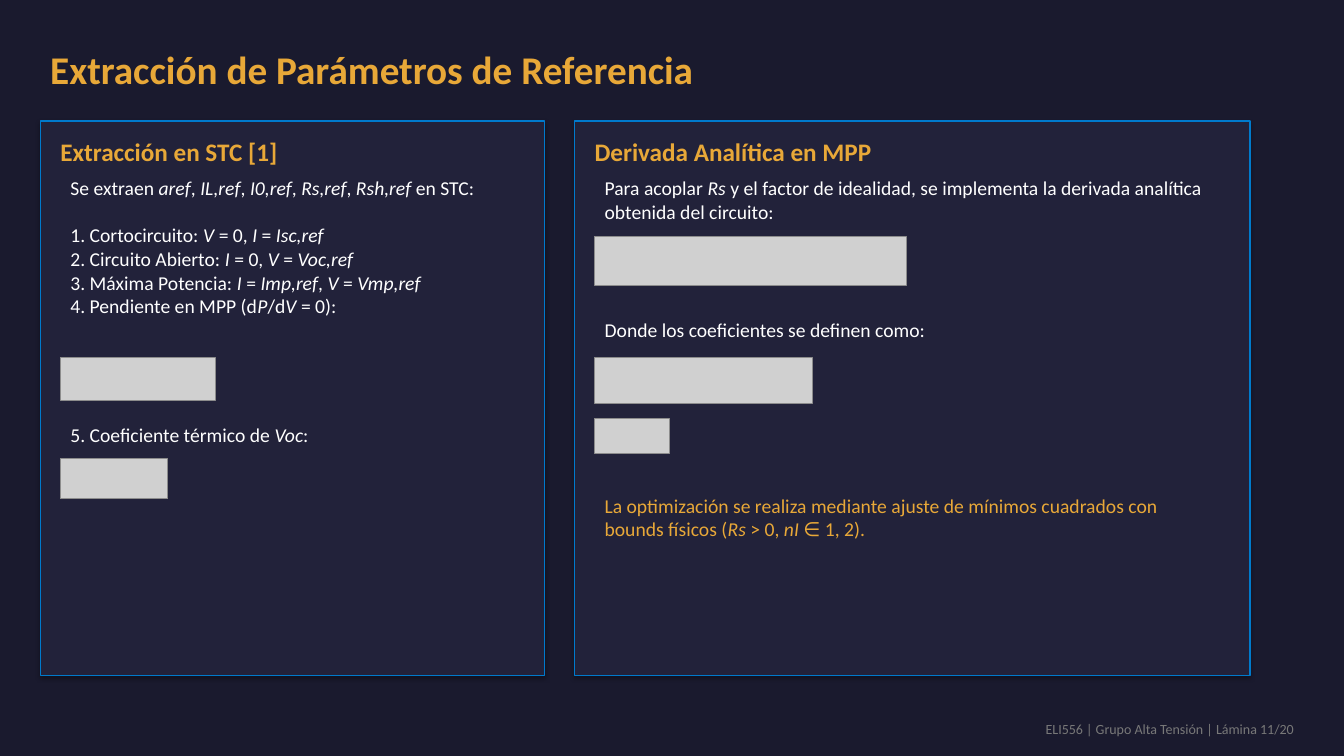
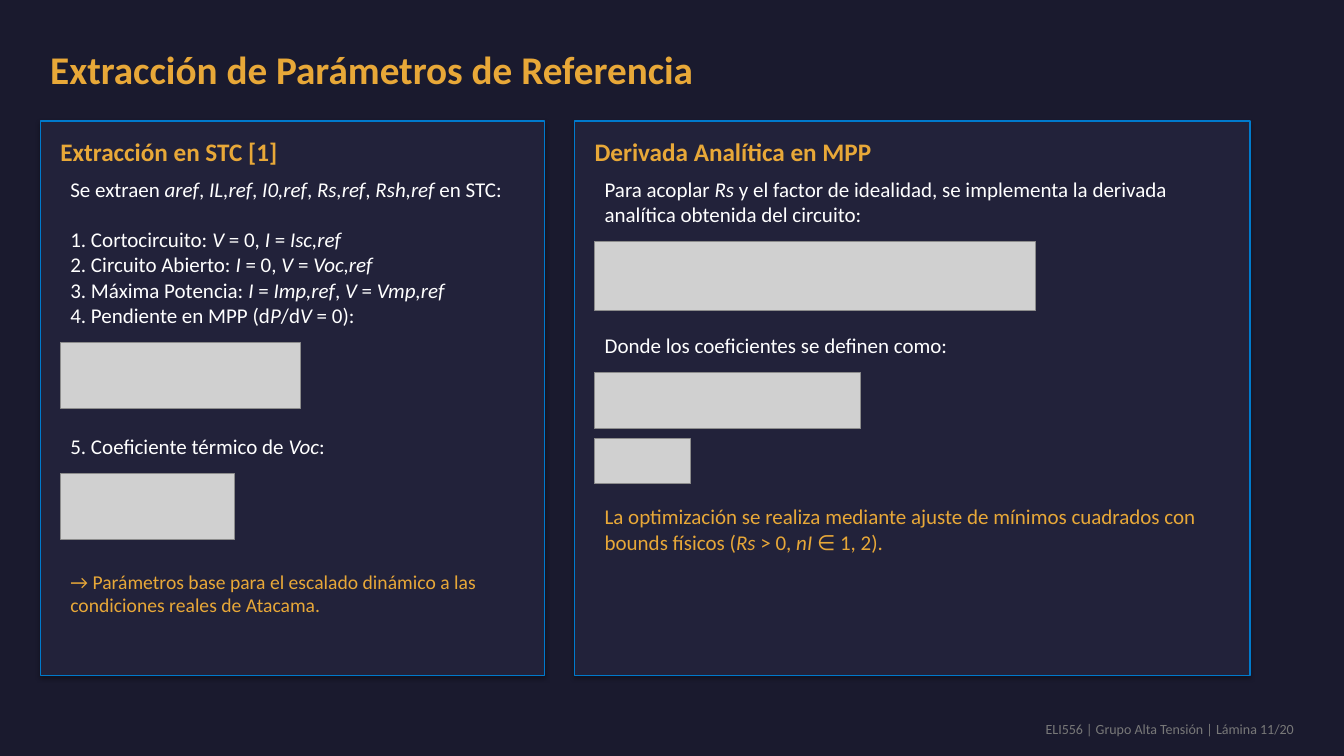
Before and after one commit to theChosen16/t2-paneles, a slide deck: slide 11 of output/Presentacion_Final_ELI556_Atacama.pptx. Drawn at 1344x756 pixels with LibreOffice and Linux fonts; fonts in the diff are those of the drawing; grey boxes stand for pictures. Boxes give left, top, right and bottom in pixels: in the first picture for what was removed or moved away, otherwise in the second. Text is boxed around its words. In the diff, an @@ line names an element or a change of style, - is before the commit and + after.

Commit message:
Ajusta histograma en Slide 9 y agranda ecuaciones en Slide 11 y 12 para maxima legibilidad

```diff
--- a/output/Presentacion_Final_ELI556_Atacama.pptx
+++ b/output/Presentacion_Final_ELI556_Atacama.pptx
@@ picture: place and size @@
-picture at (595, 237, 906, 285)
+picture at (595, 242, 1036, 311)
@@ text "Donde los coeficientes se definen ...": place and size @@
-text "Donde los coeficientes se definen ..." at (605, 323, 925, 337)
+text "Donde los coeficientes se definen ..." at (605, 338, 947, 353)
@@ picture: place and size @@
-picture at (60, 358, 216, 400)
+picture at (60, 343, 300, 408)
@@ picture: place and size @@
-picture at (595, 358, 813, 403)
+picture at (595, 373, 861, 429)
@@ text "5. Coeficiente térmico de Voc:": place and size @@
-text "5. Coeficiente térmico de Voc:" at (70, 428, 309, 442)
+text "5. Coeficiente térmico de Voc:" at (70, 439, 325, 454)
@@ picture: place and size @@
-picture at (595, 418, 669, 454)
+picture at (595, 439, 691, 484)
@@ picture: place and size @@
-picture at (60, 459, 167, 499)
+picture at (60, 474, 235, 539)
@@ size 14 to 15 pt in 5 elements at (605, 182, 1167, 222), (70, 182, 502, 326), (70, 439, 325, 454), (605, 338, 947, 353), (605, 509, 1195, 553) @@
@@ text "La optimización se realiza mediante ...": place and size @@
-text "La optimización se realiza mediante ..." at (605, 499, 1157, 539)
+text "La optimización se realiza mediante ..." at (605, 509, 1195, 553)
@@ text added at (70, 575, 476, 612), 14 pt, text #E8A838 @@
+→ Parámetros base para el escalado dinámico a las condiciones reales de Atacama.
```
Also in this commit, not shown: 2 other slides changed, 7 other files.
